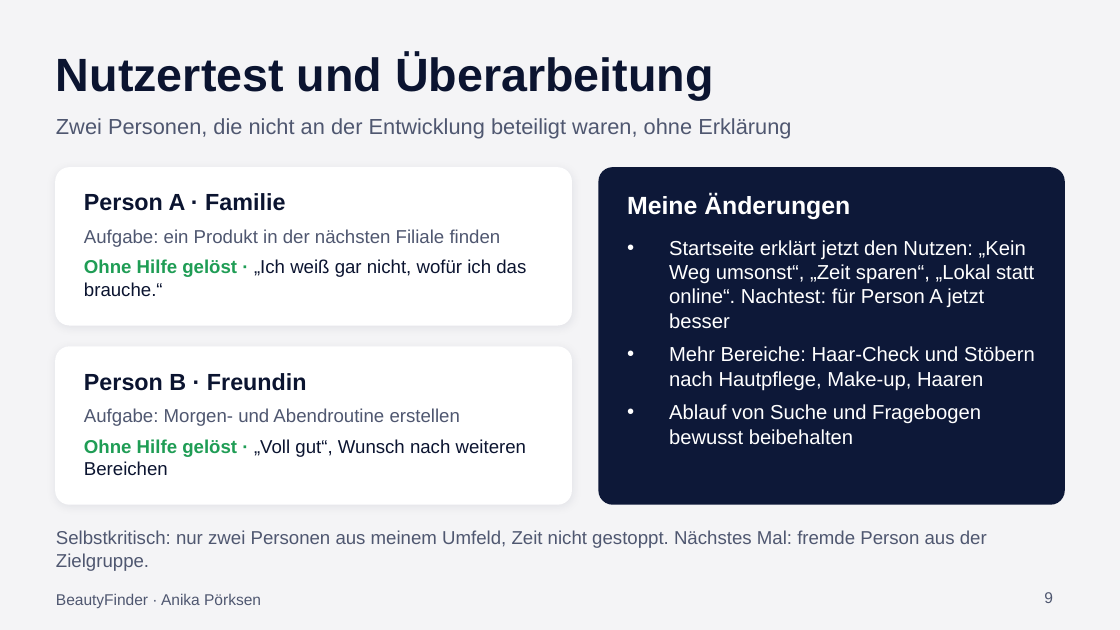
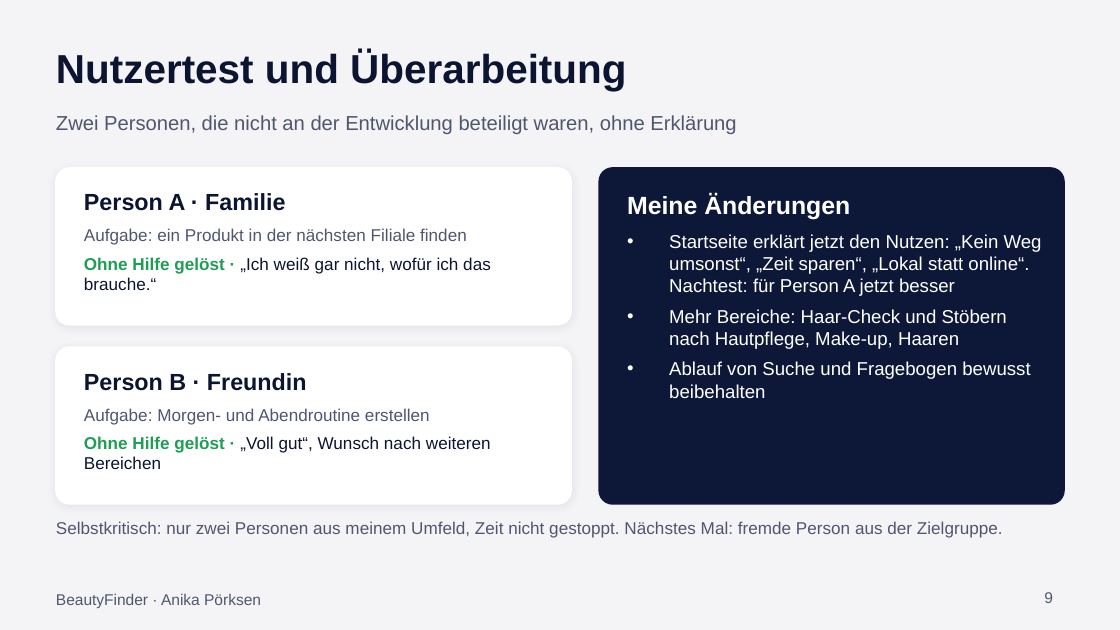
Before and after one commit to anikaprksn/Digitale-WElten, a slide deck: slide 9 of abgabe/Praesentation_BeautyFinder.pptx. Drawn at 1120x630 pixels with LibreOffice and Linux fonts; fonts in the diff are those of the drawing. Boxes give left, top, right and bottom in pixels: in the first picture for what was removed or moved away, otherwise in the second. Text is boxed around its words. In the diff, an @@ line names an element or a change of style, - is before the commit and + after.

```diff
--- a/abgabe/Praesentation_BeautyFinder.pptx
+++ b/abgabe/Praesentation_BeautyFinder.pptx
@@ text "Nutzertest und Überarbeitung" at box(56, 51, 626, 91): size 30 to 26 pt @@
@@ text "Zwei Personen, die nicht an ..." at box(56, 115, 736, 134): size 14 to 13 pt @@
@@ text "Startseite erklärt jetzt den Nutzen: ..." at box(669, 234, 1042, 398): size 13 to 12 pt; less space between paragraphs @@
@@ size 12 to 11 pt in 4 elements at box(84, 228, 467, 245), box(84, 408, 430, 425), box(84, 436, 491, 469), box(84, 257, 491, 290) @@
@@ text "Selbstkritisch: nur zwei Personen aus ...": place and size @@
-text "Selbstkritisch: nur zwei Personen aus ..." at box(56, 530, 987, 571)
+text "Selbstkritisch: nur zwei Personen aus ..." at box(56, 521, 1003, 538)
@@ text "Selbstkritisch: nur zwei Personen aus ..." at box(56, 521, 1003, 538): size 12 to 11 pt; vertical alignment middle to top @@
```
Also in this commit, not shown: 10 other slides changed.
